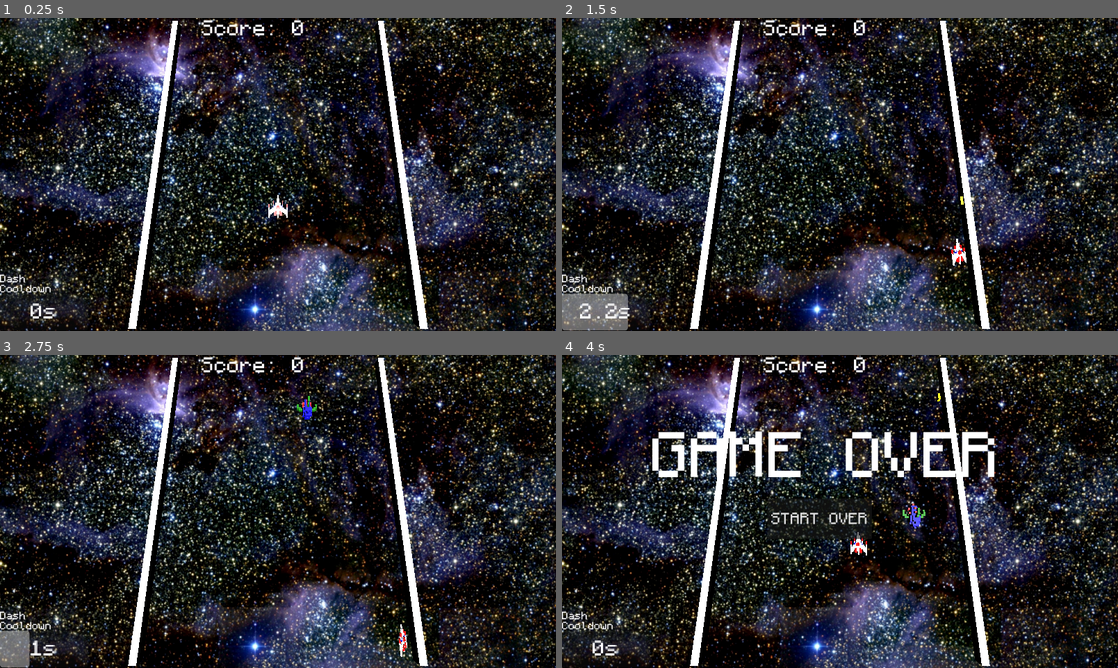
Above: before the commit, frames 1-4 (two rows, left to right).
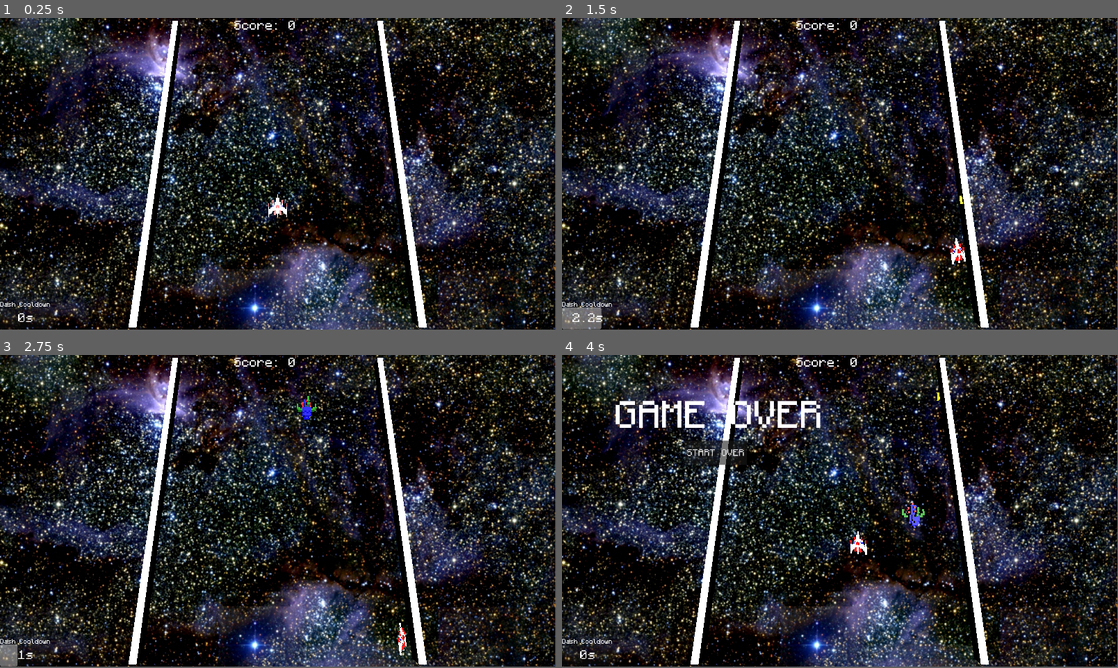
Above: after the commit, the same moments.

Repository: klayism/Galavious
Game: Godot game, scene res://Scenes/Main.tscn
Two runs of this game, one before a commit and one after it. Both use one fixed random seed, a clock stepped at 60 frames per second and the inputs below.
Inputs:
- Up to frame 1 (0.25 s): no input
- Up to frame 2 (1.5 s): tap Enter at 0.5 s; hold D (right) 0.53-1.28 s; tap Shift (dash) at 0.6 s; hold S (down) from 1.28 s (still down); tap Space (fire) at 1.35 s
- Up to frame 3 (2.75 s): release S (down) at 2.03 s; hold D (right) from 2.03 s (still down); tap Shift (dash) at 2.1 s
- Up to frame 4 (4 s): release D (right) at 2.78 s; hold W (up) 2.78-3.53 s; tap Space (fire) at 2.85 s; hold A (left) from 3.53 s (still down); tap Shift (dash) at 3.6 s
The window is 800x451 before the commit and 799x449 after it. Grey fills any space a smaller window leaves; there, only what the larger window draws over its background counts as a difference.

The runs differ from the first frame. In frame 1, 28% of the frame differs, in the area x 0-100%, y 0-100%; in frame 2, 29%; in frame 3, 28%; in frame 4, 32%.

Commit message:
rewsoulation fixed

Diff:
--- a/project/Scenes/Main.tscn
+++ b/project/Scenes/Main.tscn
@@ -129,9 +129,10 @@
 anchor_left = 0.288
 anchor_right = 0.676
 anchor_bottom = 0.076
-offset_left = 85.376
-offset_right = -72.0481
-offset_bottom = -0.248005
+offset_left = 257.04
+offset_top = 4.0
+offset_right = 99.616
+offset_bottom = 3.75199
 theme_override_fonts/normal_font = ExtResource("5_b1j8f")
 theme_override_font_sizes/normal_font_size = 40
 text = "Score : 0"
--- a/project/Scenes/Score.tscn
+++ b/project/Scenes/Score.tscn
@@ -16,10 +16,10 @@
 anchor_left = 0.288
 anchor_right = 0.676
 anchor_bottom = 0.076
-offset_left = -330.624
-offset_top = 529.0
-offset_right = -648.048
-offset_bottom = 521.752
+offset_left = -551.96
+offset_top = 982.0
+offset_right = -869.384
+offset_bottom = 974.752
 theme_override_fonts/normal_font = ExtResource("1_fu37o")
 theme_override_font_sizes/normal_font_size = 20
 text = "Dash Cooldown"
@@ -29,9 +29,9 @@
 
 [node name="ProgressBar" type="ProgressBar" parent="."]
 layout_mode = 0
-offset_top = 571.0
+offset_top = 1003.0
 offset_right = 182.0
-offset_bottom = 647.0
+offset_bottom = 1079.0
 value = 100.0
 show_percentage = false
 
@@ -39,9 +39,9 @@
 texture_filter = 1
 layout_mode = 0
 offset_left = 1.0
-offset_top = 586.0
+offset_top = 1018.0
 offset_right = 91.0
-offset_bottom = 609.0
+offset_bottom = 1041.0
 scale = Vector2(2, 2)
 theme_override_fonts/normal_font = ExtResource("1_fu37o")
 theme_override_font_sizes/normal_font_size = 20
--- a/project/project.godot
+++ b/project/project.godot
@@ -22,7 +22,8 @@
 
 [display]
 
-window/size/viewport_width=1148
+window/size/viewport_width=1920
+window/size/viewport_height=1080
 
 [input]
 
